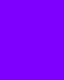
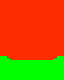
Two versions of the same layered image (64 x 80). Layer-by-layer changes:
added layer "Christmas" (color) above "Green & Yellow" over [0, 0, 64, 80]
hid "Violet" over [0, 0, 64, 80]
